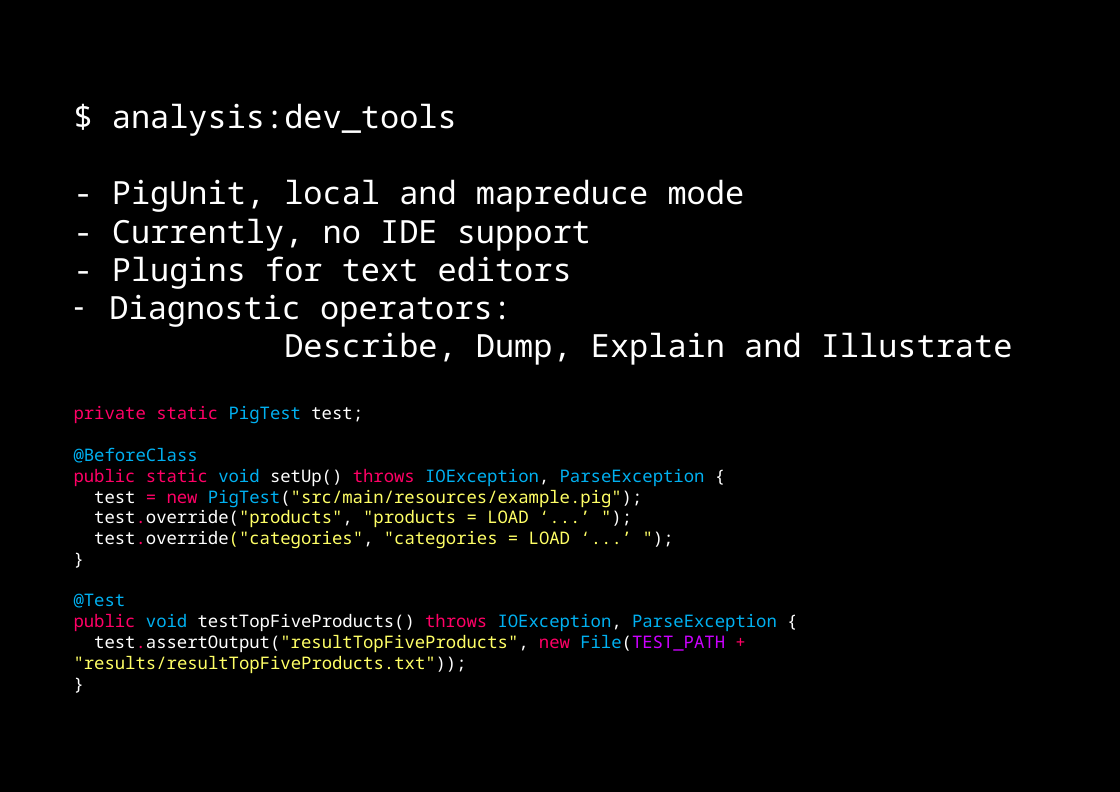
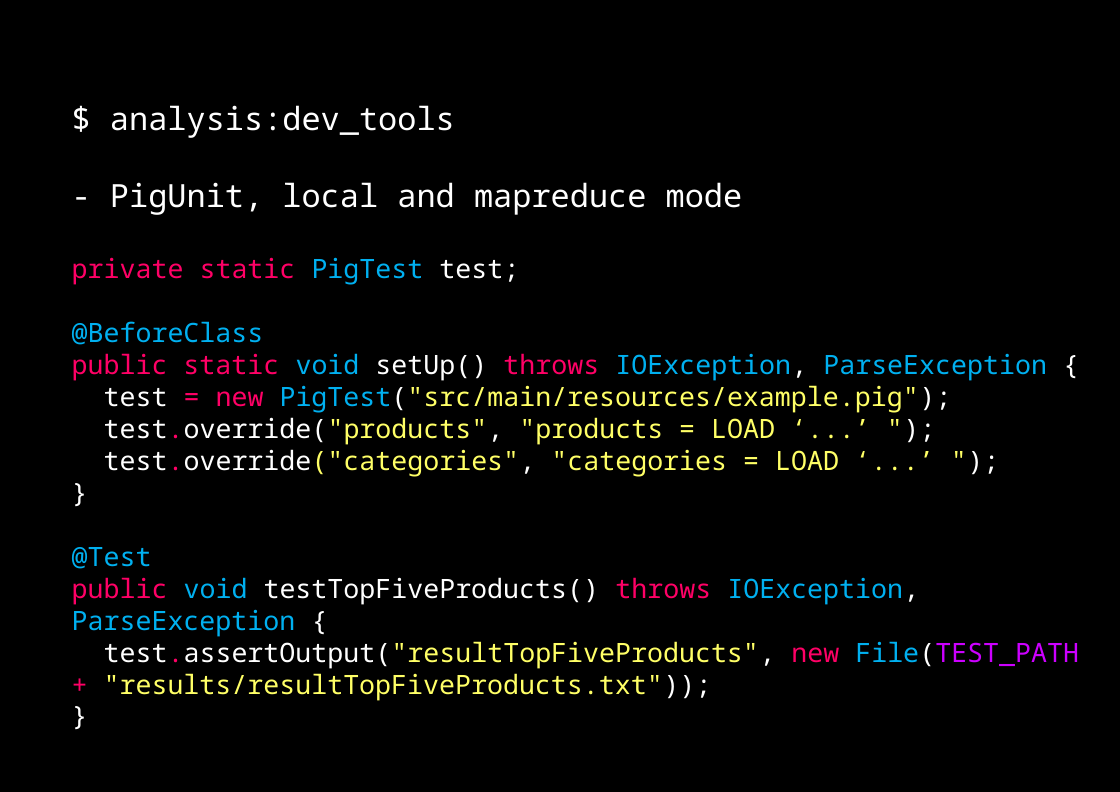
Before and after one commit to dzamurovic/coding-serbia-2014, a slide deck: slide 49 of coding-serbia.pptx (slide 48 before the commit). Drawn at 1120x792 pixels with LibreOffice and Linux fonts; fonts in the diff are those of the drawing. Boxes give left, top, right and bottom in pixels: in the first picture for what was removed or moved away, otherwise in the second. Text is boxed around its words. In the diff, an @@ line names an element or a change of style, - is before the commit and + after.

Commit message:
Modified presentation.

```diff
--- a/coding-serbia.pptx
+++ b/coding-serbia.pptx
@@ text "$ analysis:dev_tools": place and size @@
-text "$ analysis:dev_tools" at (55,87,1073,709)
+text "$ analysis:dev_tools" at (72,105,1079,701)
@@ text "$ analysis:dev_tools" at (72,105,1079,701): fill #000000 to none; outline #000000 2 pt to none @@
@@ text at (109,218,1013,365): paragraphs removed @@
-- Currently, no IDE support
-- Plugins for text editors
-– Diagnostic operators:
-Describe, Dump, Explain and Illustrate
@@ text at (72,257,1079,701): size 13 to 20 pt in "private static PigTest test;", "@BeforeClass", "public static void setUp() throws IOException, ParseExceptio ...", "test = new PigTest("src/main/resources/example.pig");" and 7 more places @@
```
Also in this commit, not shown: 2 other slides changed, 1 slide added.
